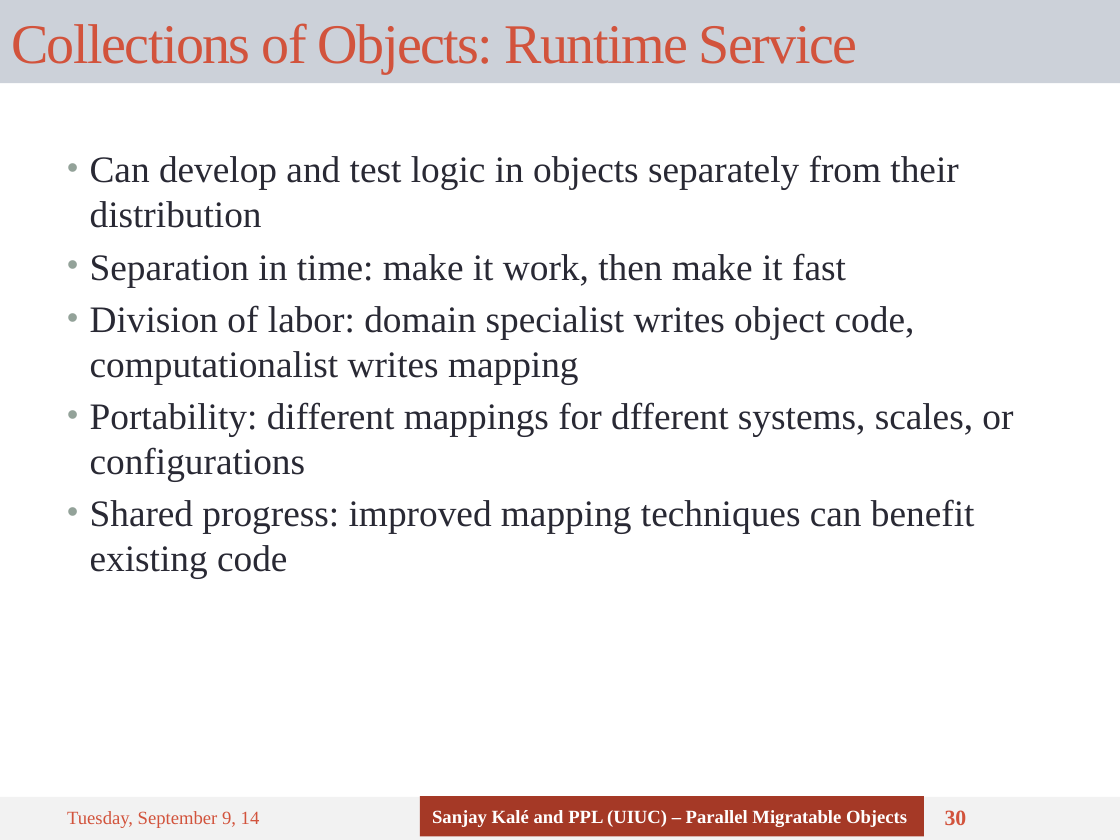
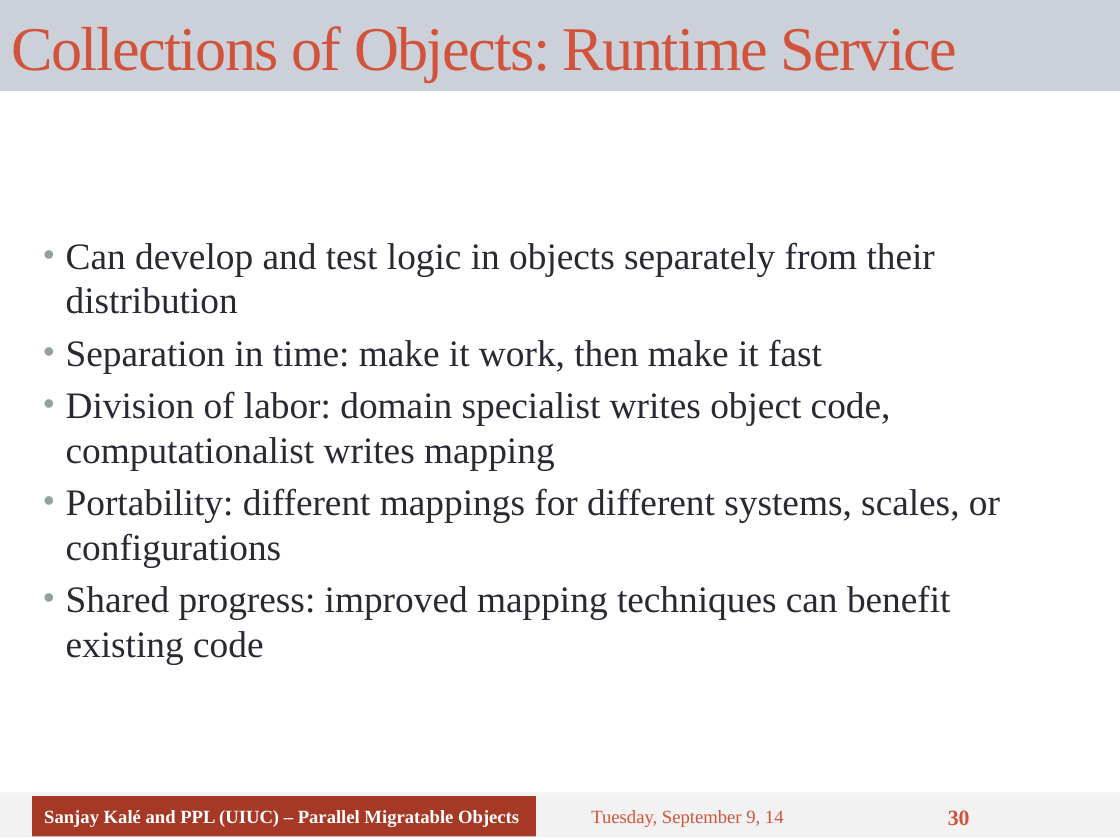
Before and after one commit to UIUC-PPL/charm_tutorial, a slide deck: slide 30 of tutorial-04-charm_basics.pptx. Drawn at 1120x840 pixels with LibreOffice and Linux fonts; fonts in the diff are those of the drawing. Boxes give left, top, right and bottom in pixels: in the first picture for what was removed or moved away, otherwise in the second. Text is boxed around its words. In the diff, an @@ line names an element or a change of style, - is before the commit and + after.

```diff
--- a/tutorial-04-charm_basics.pptx
+++ b/tutorial-04-charm_basics.pptx
@@ title "Collections of Objects: Runtime Service": place and size @@
-title "Collections of Objects: Runtime Service" at box(0, 0, 1120, 83)
+title "Collections of Objects: Runtime Service" at box(0, 0, 1120, 91)
@@ title "Collections of Objects: Runtime Service" at box(0, 0, 1120, 91): size 36 to 40 pt @@
@@ text "Can develop and test logic ...": place and size @@
-text "Can develop and test logic ..." at box(90, 155, 1013, 578)
+text "Can develop and test logic ..." at box(66, 242, 1000, 664)
@@ text "Can develop and test logic ..." at box(66, 242, 1000, 664): vertical alignment top to middle @@
@@ text at box(66, 488, 1000, 567): text changed @@
-• Portability: different mappings for dfferent systems, scales, or configurations
+• Portability: different mappings for different systems, scales, or configurations
@@ rectangle: place and size @@
-rectangle at box(0, 797, 1120, 840)
+rectangle at box(0, 793, 1120, 838)
@@ rectangle "Sanjay Kalé and PPL (UIUC) ...": place and size @@
-rectangle "Sanjay Kalé and PPL (UIUC) ..." at box(420, 796, 924, 837)
+rectangle "Sanjay Kalé and PPL (UIUC) ..." at box(32, 796, 536, 837)
@@ text "Tuesday, September 9, 14": place and size @@
-text "Tuesday, September 9, 14" at box(67, 811, 260, 828)
+text "Tuesday, September 9, 14" at box(591, 810, 784, 827)
```
Also in this commit, not shown: 35 other slides changed.
